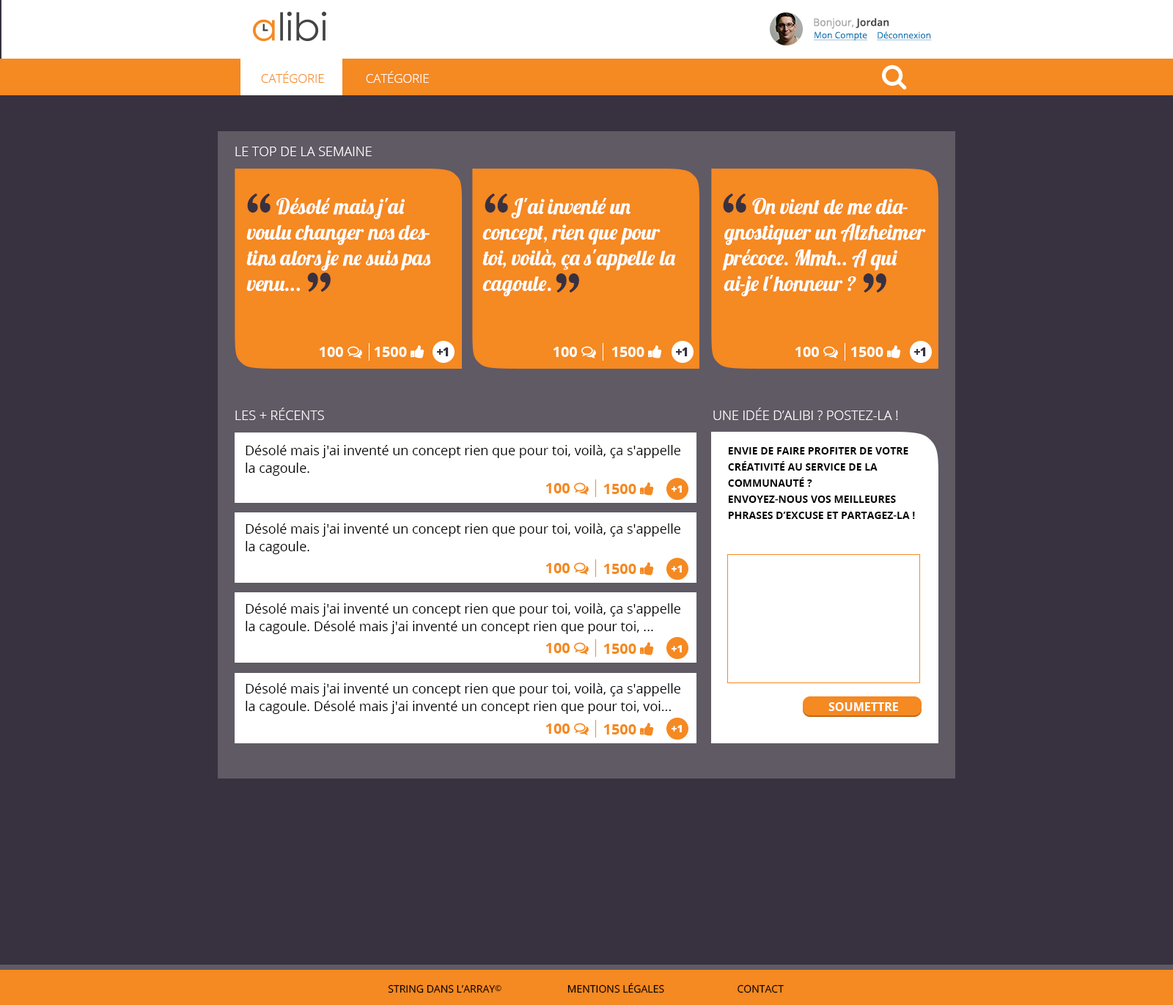
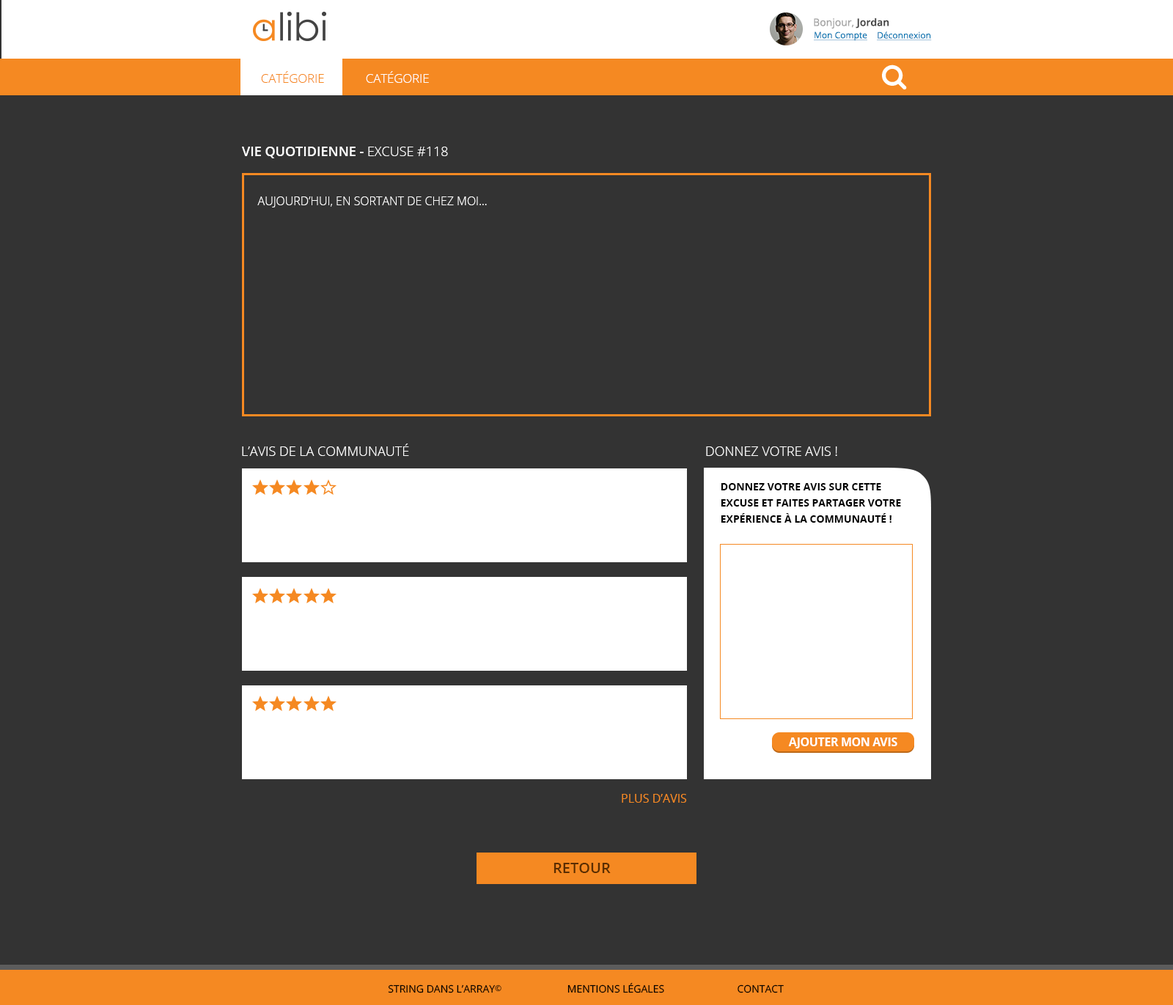
Two versions of the same layered image (1173 x 1005). Layer-by-layer changes:
hid group "Page Accueil" (82 layers) over left=0, top=95, right=1173, bottom=744
showed group "Excuse seule" (94 layers) over left=0, top=95, right=1173, bottom=971
painted on "Shape 1 copy 4" (2nd of 3, in "Excuse seule" › "Avis" › "étoiles copy") over left=324, top=600, right=333, bottom=603
painted on "Shape 1 copy 3" (2nd of 3, in "Excuse seule" › "Avis" › "étoiles copy") over left=308, top=599, right=316, bottom=603
painted on "Shape 1 copy 2" (2nd of 3, in "Excuse seule" › "Avis" › "étoiles copy") over left=291, top=599, right=297, bottom=603
painted on "Shape 1 copy" (2nd of 3, in "Excuse seule" › "Avis" › "étoiles copy") over left=273, top=600, right=280, bottom=603
painted on "Shape 1" (2nd of 3, in "Excuse seule" › "Avis" › "étoiles copy") over left=255, top=599, right=264, bottom=603
painted on "Shape 1" (3rd of 3, in "Excuse seule" › "Avis" › "étoiles copy 2") over left=255, top=706, right=259, bottom=712
hid "Rectangle 10 copy" over left=217, top=131, right=956, bottom=779
painted on "Background copie" over left=0, top=0, right=1173, bottom=971
